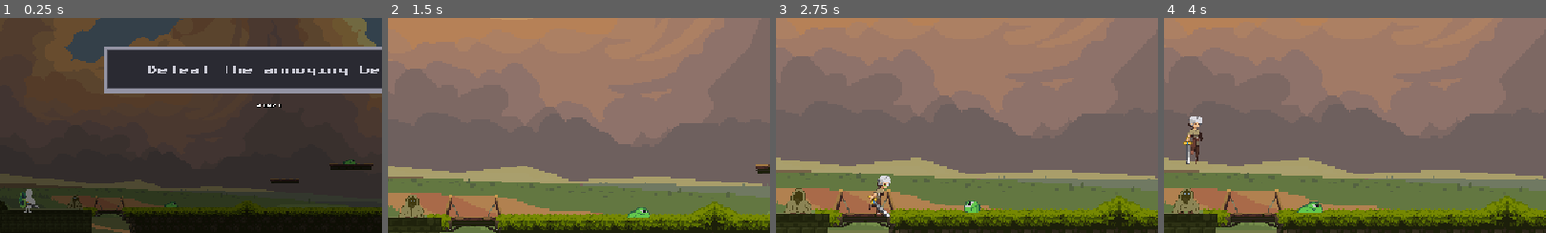
Above: before the commit, frames 1-4 (left to right).
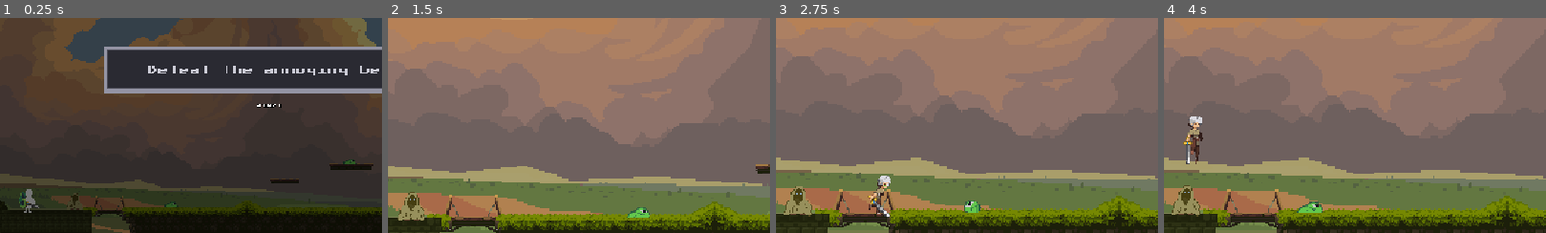
Above: after the commit, the same moments.

Repository: FoxerBN/samurai-revenge
Game: Godot game, scene res://scenes/levels/level_3.tscn
Two runs of this game, one before a commit and one after it. Both use one fixed random seed, a clock stepped at 60 frames per second and the inputs below. This scene is started directly instead of the project's main scene. Sound files missing from this copy of the repository are replaced by a short silence.
Inputs:
- Up to frame 1 (0.25 s): no input
- Up to frame 2 (1.5 s): click "START" at 0.5 s; tap Enter (ui_accept) at 1.25 s; hold D (move_right) from 1.28 s (still down); tap J (attack) at 1.35 s
- Up to frame 3 (2.75 s): keep holding D (move_right); tap Space (jump) at 1.52, 2.27 s; tap E (interact) at 2.1 s
- Up to frame 4 (4 s): release D (move_right) at 2.78 s; hold A (move_left) 2.78-3.53 s; hold Shift (sprint) 2.78-3.53 s; hold D (move_right) from 3.53 s (still down); tap J (attack) at 3.6 s; tap Space (jump) at 3.77 s
The pictures show only the part of the screen within x 15-65%, y 36-86%; the shares and areas given below are measured in that part.

The runs differ from the first frame. In frame 1, less than 0.1% of the frame differs, in the area x 17-22%, y 82-90%; in frame 2, 0.3%; in frame 3, 0.2%; in frame 4, 0.3%, in the area x 2-10%, y 77-93%.

Commit message:
Tune Jawy level 3 presentation

Diff:
--- a/scenes/levels/level_3.tscn
+++ b/scenes/levels/level_3.tscn
@@ -61,7 +61,7 @@
 
 [node name="Jawy" parent="." unique_id=1467437258 instance=ExtResource("11_n6eey")]
 position = Vector2(156, 592)
-scale = Vector2(0.93429303, 0.7342193)
+scale = Vector2(0.97429305, 0.8542193)
 dialogue = PackedStringArray("Oh thank goodness, a person! I thought I\'d be talking to that rock forever.", "A giant b …(203 unchanged characters)…
 
 [node name="Player" parent="." unique_id=143573301 instance=ExtResource("8_lgrx1")]
--- a/scenes/side-character/jawy.tscn
+++ b/scenes/side-character/jawy.tscn
@@ -220,17 +220,20 @@
 text = "E Talk"
 
 [node name="AnimatedSprite2D" type="AnimatedSprite2D" parent="." unique_id=1673411571]
+modulate = Color(1.0868789, 1.0868789, 1.0868789, 1)
 scale = Vector2(-0.91946346, 0.8688657)
 sprite_frames = SubResource("SpriteFrames_4qw5m")
 animation = &"idle"
 autoplay = "idle"
 
 [node name="CollisionShape2D" type="CollisionShape2D" parent="." unique_id=2106624215]
+visible = false
 position = Vector2(-1, 0.5)
 scale = Vector2(1.044952, 0.89665484)
 shape = SubResource("RectangleShape2D_e4jq1")
 
 [node name="InteractionArea" type="Area2D" parent="." unique_id=199241360]
+visible = false
 
 [node name="CollisionShape2D" type="CollisionShape2D" parent="InteractionArea" unique_id=1237704756]
 shape = SubResource("CircleShape2D_talk")
